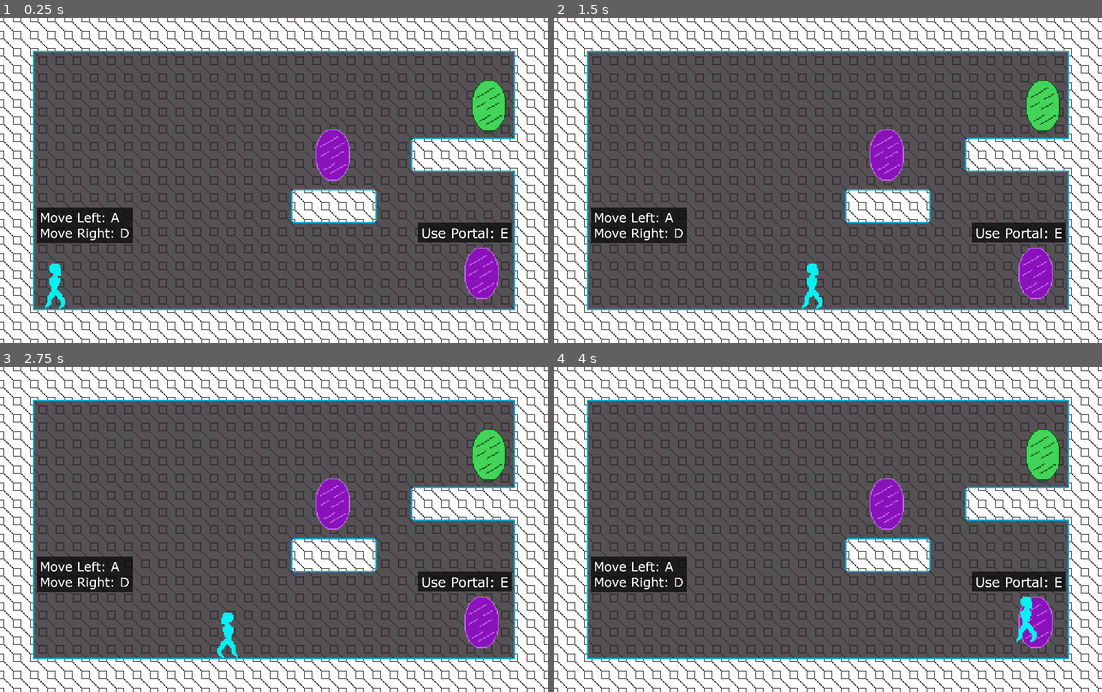
Above: before the commit, frames 1-4 (two rows, left to right).
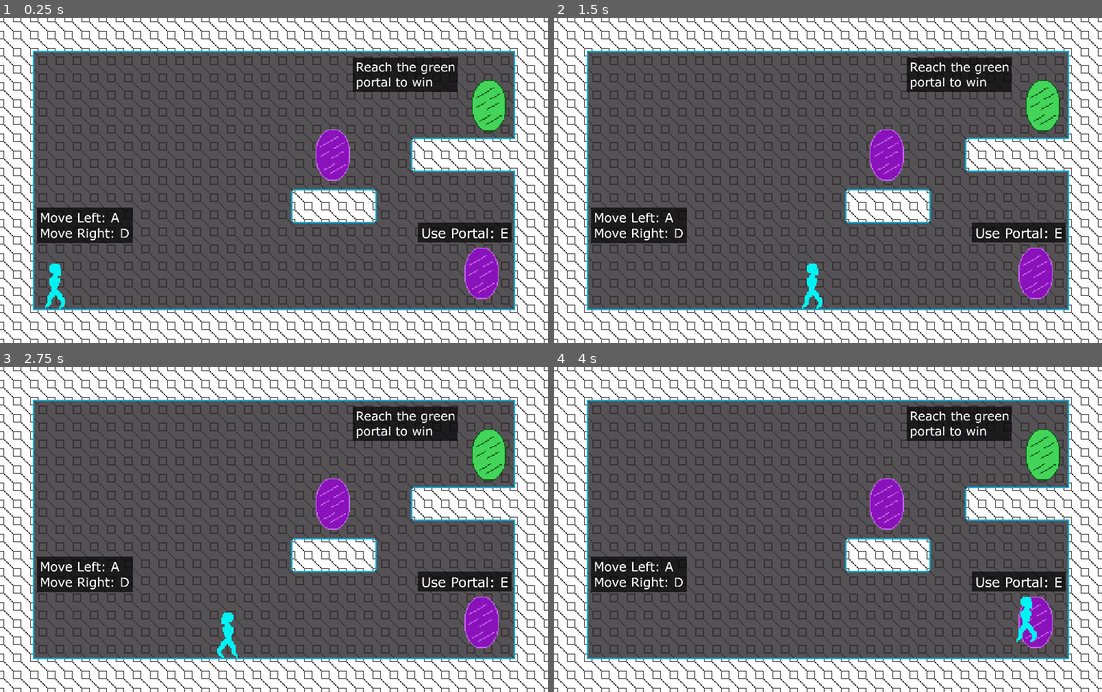
Above: after the commit, the same moments.

Repository: mrussell16/GMTKJ2021
Game: Godot game, scene res://levels/Level1.tscn
Two runs of this game, one before a commit and one after it. Both use one fixed random seed, a clock stepped at 60 frames per second and the inputs below.
Inputs:
- Up to frame 1 (0.25 s): no input
- Up to frame 2 (1.5 s): tap Enter at 0.5 s; hold D (move_right) from 0.53 s (still down); tap E (swap_dimension) at 0.6, 1.35 s; tap Space (jump) at 0.77 s
- Up to frame 3 (2.75 s): tap Space (jump) at 1.52 s; release D (move_right) at 2.03 s; hold A (move_left) from 2.03 s (still down); tap E (swap_dimension) at 2.1 s
- Up to frame 4 (4 s): release A (move_left) at 2.78 s; hold D (move_right) from 2.78 s (still down); tap E (swap_dimension) at 2.85, 3.6 s; tap Space (jump) at 3.02, 3.77 s

The runs differ from the first frame. In frame 1, 2.0% of the frame differs, in the area x 64-84%, y 12-23%; in frame 2, 2.0%; in frame 3, 2.0%; in frame 4, 2.0%.

Commit message:
Add note about winning

Diff:
--- a/levels/Level1_light.tscn
+++ b/levels/Level1_light.tscn
@@ -1,7 +1,8 @@
-[gd_scene load_steps=5 format=2]
+[gd_scene load_steps=6 format=2]
 
 [ext_resource path="res://tilesets/Tileset_light.tres" type="TileSet" id=1]
 [ext_resource path="res://scripts/DimensionManager.gd" type="Script" id=2]
+[ext_resource path="res://images/Win_Tutorial.png" type="Texture" id=3]
 [ext_resource path="res://images/Move_Tutorial.png" type="Texture" id=4]
 [ext_resource path="res://images/Swap_Tutorial.png" type="Texture" id=5]
 
@@ -35,3 +36,8 @@
 position = Vector2( 79.1227, 194.004 )
 scale = Vector2( 0.188754, 0.188754 )
 texture = ExtResource( 4 )
+
+[node name="Win_Tutorial" type="Sprite" parent="."]
+position = Vector2( 378.674, 53.0752 )
+scale = Vector2( 0.182957, 0.182957 )
+texture = ExtResource( 3 )
Binary file added: images/Win_Tutorial.png
Not shown, added: images/Win_Tutorial.png.import
